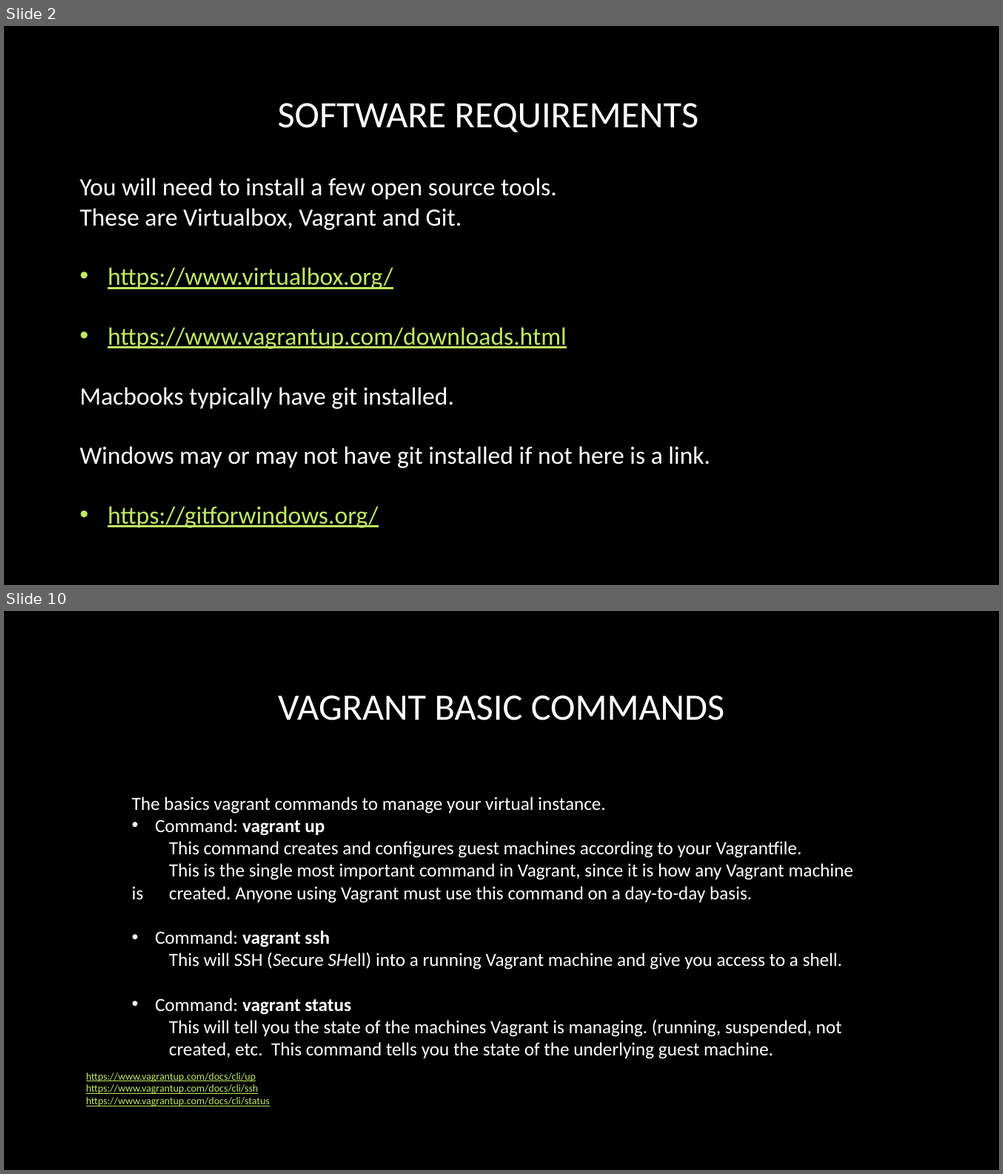
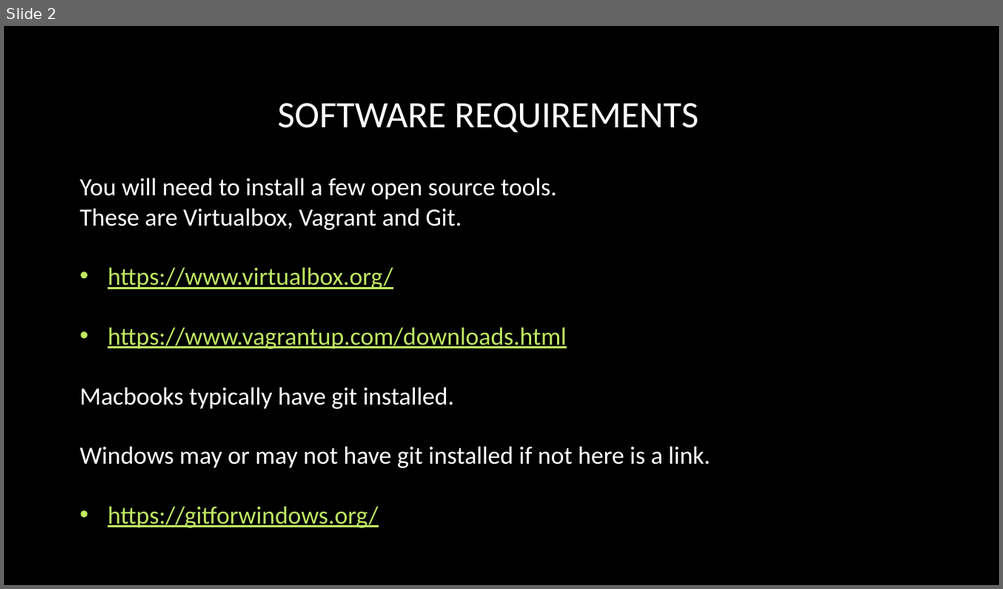
Before and after one commit to adrianopolpo/stat1400, a slide deck: VM_instructions.pptx. Shown one above the other, each under a label of ours: slides 2 and 10 before the commit, slide 2 after it; the slides between them are not shown. The pictures are 1003x1174 and 1003x589 pixels, drawn with LibreOffice and Linux fonts; fonts in the diff are those of the drawing; background and template pictures are left out. Boxes give left, top, right and bottom in pixels: in the first picture for what was removed or moved away, otherwise in the second. Text is boxed around its words. In the diff, an @@ line names an element or a change of style, - is before the commit and + after.

```diff
--- a/VM_instructions.pptx
+++ b/VM_instructions.pptx
@@ slide 10 removed at (4, 611, 999, 1170), background picture (left out) @@
@@ title removed at (278, 695, 725, 721) @@
-VAGRANT BASIC COMMANDS
@@ text removed at (132, 797, 854, 1059) @@
-The basics vagrant commands to manage your virtual instance.
-• Command: vagrant up
-This command creates and configures guest machines according to your Vagrantfile.
-This is the single most important command in Vagrant, since it is how any Vagrant machine is created. Anyone using Vagrant must use this command on a day-to-day basis.
-• Command: vagrant ssh
-  This will SSH (Secure SHell) into a running Vagrant machine and give you access to a shell.
-• Command: vagrant status
-  This will tell you the state of the machines Vagrant is managing. (running, suspended, not created, etc. This command tells you the state of the underlying guest machine.
@@ text removed at (86, 1073, 270, 1107) @@
-https://www.vagrantup.com/docs/cli/up
-https://www.vagrantup.com/docs/cli/ssh
-https://www.vagrantup.com/docs/cli/status
```
Also in this commit, not shown: 7 slides changed, 4 slides added, 2 other slides removed, 3 other files.
